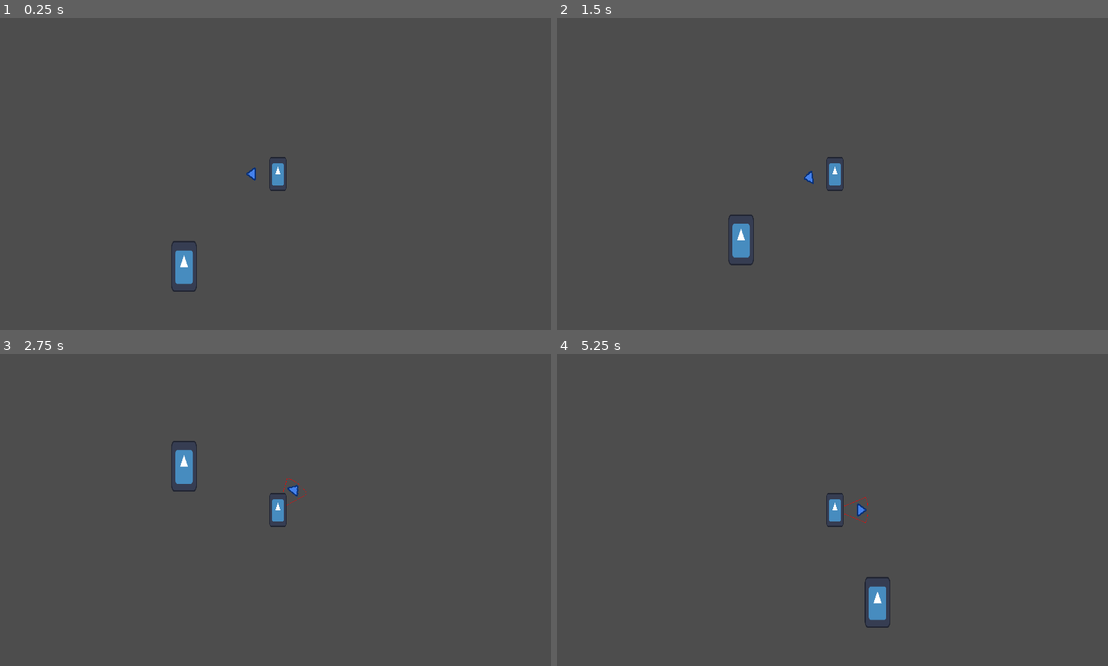
Above: before the commit, frames 1-4 (two rows, left to right).
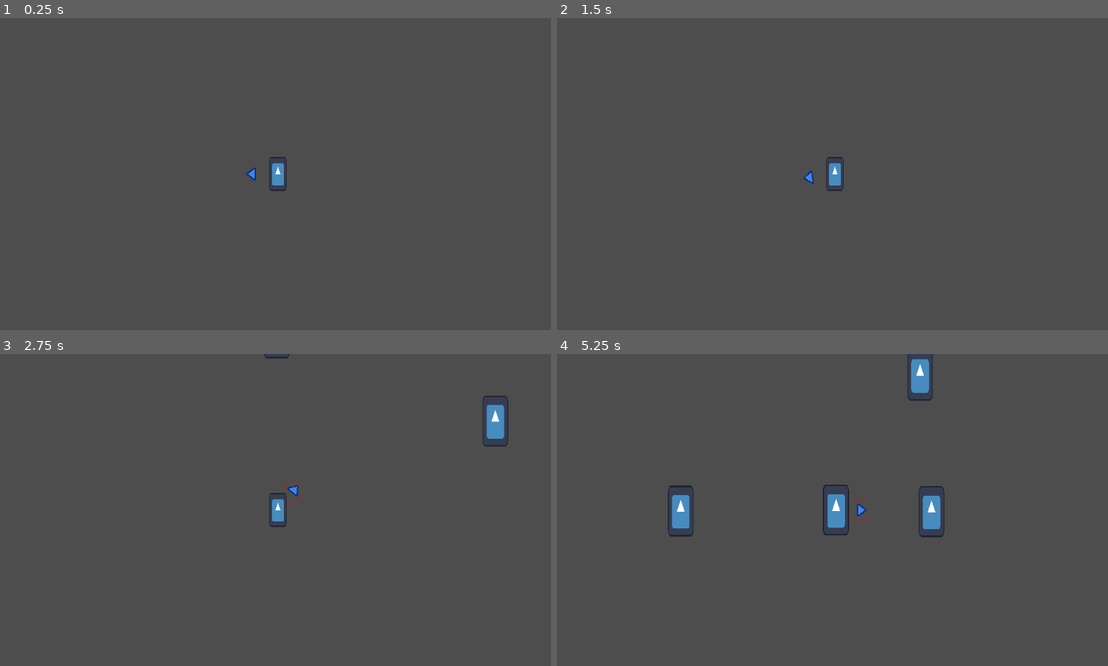
Above: after the commit, the same moments.

Repository: freddder/GMTK_Jam_2024
Game: Godot game, scene res://scenes/main_level.tscn
Same seed, same stepped clock (60 frames per second), same inputs: the game is played once before the commit and once after it. The engine's default icon, where the game draws it, is replaced by a stand-in: a white triangle on a blue panel in a dark square.
Inputs (mouse positions are in pixels of both pictures, inside the frame that each line leads up to):
- Up to frame 1 (0.25 s): no input
- Up to frame 2 (1.5 s): tap Enter at 0.5 s; move the mouse to (959, 158) at 0.52 s; press the mouse at (959, 158) at 0.53 s; hold D (move_right) 0.53-1.28 s; tap Space at 1.25 s; move the mouse to (722, 189) at 1.27 s; release the mouse at (722, 189) at 1.28 s; hold S (move_down) from 1.28 s (still down); click (722, 189) at 1.35 s
- Up to frame 3 (2.75 s): move the mouse to (336, 441) at 2.02 s; release S (move_down) at 2.03 s; press the mouse at (336, 441) at 2.03 s; hold D (move_right) from 2.03 s (still down)
- Up to frame 4 (5.25 s): move the mouse to (804, 572) at 2.77 s; release D (move_right) at 2.78 s; release the mouse at (804, 572) at 2.78 s; hold W (move_up) 2.78-3.53 s; click (804, 572) at 2.85 s; move the mouse to (1003, 556) at 3.52 s; press the mouse at (1003, 556) at 3.53 s; hold A (move_left) 3.53-5.03 s; move the mouse to (667, 463) at 4.27 s; release the mouse at (667, 463) at 4.28 s; click (667, 463) at 4.35 s; move the mouse to (860, 510) at 5.02 s; press the mouse at (860, 510) at 5.03 s; hold S (move_down) from 5.03 s (still down)

The runs differ from the first frame. In frame 1, 0.4% of the frame differs, in the area x 31-36%, y 71-88%; in frame 2, 0.4%; in frame 3, 0.9%; in frame 4, 2.1%, in the area x 20-71%, y 0-88%.

Commit message:
Added enemy spawning with spawn points

Diff:
--- a/project.godot
+++ b/project.godot
@@ -14,6 +14,10 @@
 run/main_scene="res://scenes/main_level.tscn"
 config/features=PackedStringArray("4.3", "Forward Plus")
 config/icon="res://icon.svg"
+
+[autoload]
+
+EnemySpawnManager="*res://scenes/enemy_spawn_manager.tscn"
 
 [display]
 
--- a/scenes/enemy.tscn
+++ b/scenes/enemy.tscn
@@ -1,5 +1,6 @@
-[gd_scene load_steps=3 format=3 uid="uid://cnvwhtne2klh"]
+[gd_scene load_steps=4 format=3 uid="uid://d1voyx03mvoqy"]
 
+[ext_resource type="Script" path="res://scripts/enemy.gd" id="1_fhxv7"]
 [ext_resource type="Texture2D" uid="uid://btog8yn277yfn" path="res://icon.svg" id="1_mtc0h"]
 
 [sub_resource type="RectangleShape2D" id="RectangleShape2D_frqxi"]
@@ -8,6 +9,7 @@
 [node name="Enemy" type="Area2D"]
 collision_layer = 4
 collision_mask = 2
+script = ExtResource("1_fhxv7")
 
 [node name="Sprite2D" type="Sprite2D" parent="."]
 scale = Vector2(0.3, 0.6)
--- /dev/null
+++ b/scenes/enemy_spawn_manager.tscn
@@ -0,0 +1,6 @@
+[gd_scene load_steps=2 format=3 uid="uid://ckeurucxxeryw"]
+
+[ext_resource type="Script" path="res://scripts/enemy_spawn_manager.gd" id="1_1ju3l"]
+
+[node name="EnemySpawnManager" type="Node2D"]
+script = ExtResource("1_1ju3l")
--- /dev/null
+++ b/scenes/enemy_spawn_point.tscn
@@ -0,0 +1,6 @@
+[gd_scene load_steps=2 format=3 uid="uid://urhl71flqfbw"]
+
+[ext_resource type="Script" path="res://scripts/enemy_spawn_point.gd" id="1_s3xia"]
+
+[node name="EnemySpawnPoint" type="Node2D"]
+script = ExtResource("1_s3xia")
--- a/scenes/main_level.tscn
+++ b/scenes/main_level.tscn
@@ -1,7 +1,7 @@
 [gd_scene load_steps=4 format=3 uid="uid://7eveuu7rwnjy"]
 
 [ext_resource type="PackedScene" uid="uid://c7kaxi3ghjur4" path="res://scenes/player.tscn" id="1_wu7kq"]
-[ext_resource type="PackedScene" uid="uid://cnvwhtne2klh" path="res://scenes/enemy.tscn" id="2_rw1p6"]
+[ext_resource type="PackedScene" uid="uid://urhl71flqfbw" path="res://scenes/enemy_spawn_point.tscn" id="2_e80n0"]
 
 [sub_resource type="CircleShape2D" id="CircleShape2D_og2m7"]
 radius = 500.0
@@ -13,5 +13,14 @@
 [node name="CollisionShape2D" type="CollisionShape2D" parent="."]
 shape = SubResource("CircleShape2D_og2m7")
 
-[node name="Enemy" parent="." instance=ExtResource("2_rw1p6")]
-position = Vector2(-141, 139)
+[node name="EnemySpawnPoint" parent="." instance=ExtResource("2_e80n0")]
+position = Vector2(-5, -499)
+
+[node name="EnemySpawnPoint2" parent="." instance=ExtResource("2_e80n0")]
+position = Vector2(-499, 2)
+
+[node name="EnemySpawnPoint3" parent="." instance=ExtResource("2_e80n0")]
+position = Vector2(500, 0)
+
+[node name="EnemySpawnPoint4" parent="." instance=ExtResource("2_e80n0")]
+position = Vector2(-2, 497)
--- /dev/null
+++ b/scripts/enemy.gd
@@ -0,0 +1,19 @@
+extends Area2D
+
+@export var default_speed: float = 250.0
+
+var player: Node
+
+# Called when the node enters the scene tree for the first time.
+func _ready():
+	player = get_node("../Player")
+
+
+# Called every frame. 'delta' is the elapsed time since the previous frame.
+func _process(delta):
+	pass
+
+func _physics_process(delta: float) -> void:
+	var direction: Vector2 = (player.position - position).normalized()
+	var velocity := direction * default_speed * delta
+	position += velocity
--- /dev/null
+++ b/scripts/enemy_spawn_manager.gd
@@ -0,0 +1,29 @@
+extends Node2D
+
+var enemy = preload("res://scenes/enemy.tscn")
+
+var spawn_points: Array[Node] = []
+var enemies_count: int = 0
+var enemy_spawn_cooldown: float = 1.0
+var timer: float = 0.0
+
+# Called when the node enters the scene tree for the first time.
+func _ready():
+	pass # Replace with function body.
+
+
+# Called every frame. 'delta' is the elapsed time since the previous frame.
+func _process(delta):
+	timer += delta
+
+	if timer >= enemy_spawn_cooldown:
+		timer -= enemy_spawn_cooldown
+
+		# Spawn an enemy at a random spawn point
+		var point_to_spawn := spawn_points[randi() % spawn_points.size()]
+
+		var new_enemy = enemy.instantiate()
+		new_enemy.position = point_to_spawn.position
+
+		get_node('/root/MainLevel').add_child(new_enemy) # probably change this
+		enemies_count += 1
--- /dev/null
+++ b/scripts/enemy_spawn_point.gd
@@ -0,0 +1,11 @@
+extends Node2D
+
+
+# Called when the node enters the scene tree for the first time.
+func _ready():
+	EnemySpawnManager.spawn_points.append(self)
+
+
+# Called every frame. 'delta' is the elapsed time since the previous frame.
+func _process(delta):
+	pass
